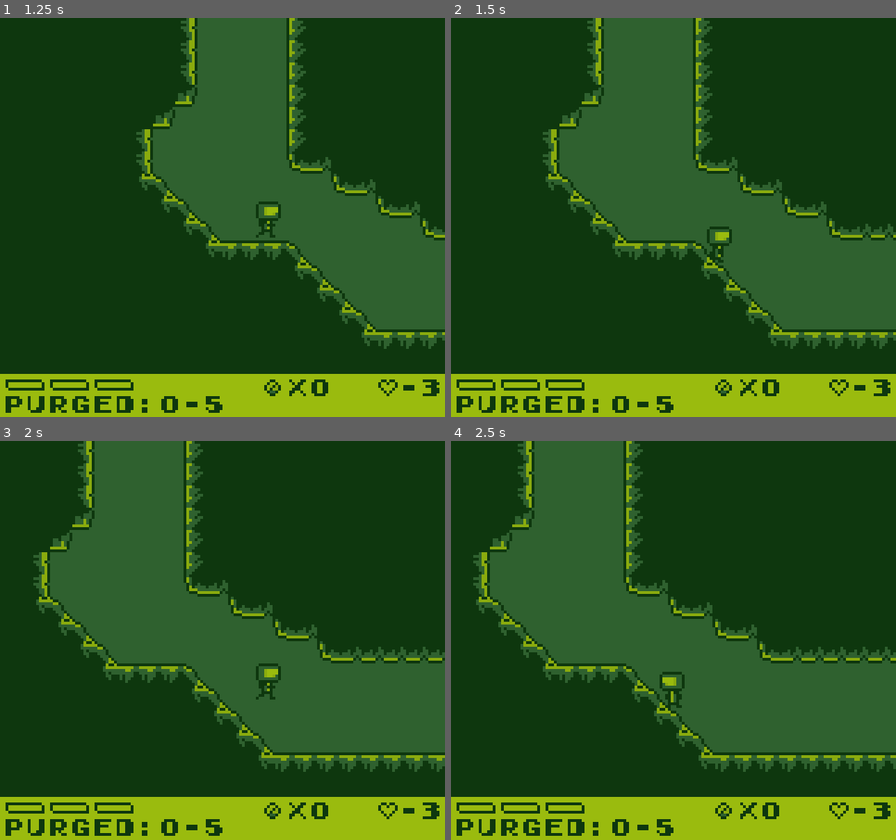
Above: before the commit, frames 1-4 (two rows, left to right).
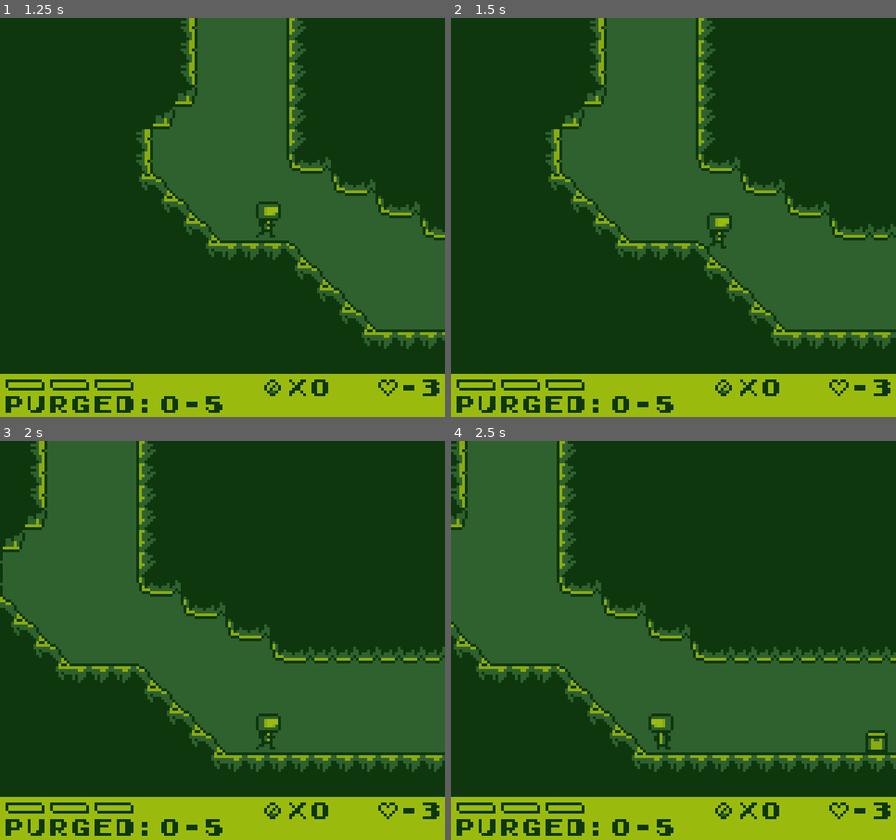
Above: after the commit, the same moments.

Repository: AlanRostem/TurboTrooper
Game: Godot game, scene res://scenes/main/Main.tscn
Same seed, same stepped clock (60 frames per second), same inputs: the game is played once before the commit and once after it.
Inputs:
- Up to frame 1 (1.25 s): tap Enter at 0.5 s; hold D (move_right) from 0.53 s (still down); tap K (fire) at 0.6 s; tap Space (jump) at 0.77 s
- Up to frame 2 (1.5 s): keep holding D (move_right); tap S (aim_down) at 1.35 s
- Up to frame 3 (2 s): keep holding D (move_right); tap Space (jump) at 1.52 s; tap K (fire) at 1.55 s
- Up to frame 4 (2.5 s): release D (move_right) at 2.03 s; hold A (move_left) from 2.03 s (still down); tap W (aim_up) at 2.1 s; tap K (fire) at 2.3 s

Frame 1 is identical in both runs. In frame 2, 4.8% of the frame differs, in the area x 20-100%, y 0-83%; in frame 3, 17%; in frame 4, 20%, in the area x 0-99%, y 0-83%.

Commit message:
fixed bug all cus i wanted an extra button to slide

Diff:
--- a/project/scenes/game/world/entity/MovingEntity.gd
+++ b/project/scenes/game/world/entity/MovingEntity.gd
@@ -107,7 +107,7 @@
 			# perspective vector
 			__velocity.y = move_and_slide_with_snap(
 				__velocity, __snap_vector * parent_world.get_tile_size(),
-				-__down_vector, stop_on_slope).y
+				-__down_vector, stop_on_slope, 4, 1.0472).y
 
 			if is_on_floor():
 				__snap_vector = Vector2(__down_vector)
--- a/project/scenes/game/world/entity/entities/player/components/state_machine/PlayerRunState.gd
+++ b/project/scenes/game/world/entity/entities/player/components/state_machine/PlayerRunState.gd
@@ -25,11 +25,11 @@
 		player.clear_dash_charge()
 		return
 
-	if crouch or slide:
+	if crouch or slide_by_fire_button:
 		if player.has_max_dash_charge() and player.stats.get_rush_energy() > 0:
 			parent_state_machine.transition_to("PlayerSlideState", {
 				"boost": true
 			})
 			player.clear_dash_charge()
-		elif !slide:
+		elif !slide_by_fire_button:
 			parent_state_machine.transition_to("PlayerSlideState")
--- a/project/scenes/game/world/entity/entities/player/components/state_machine/PlayerState.gd
+++ b/project/scenes/game/world/entity/entities/player/components/state_machine/PlayerState.gd
@@ -15,7 +15,7 @@
 var jump = false
 var cancel_jump = false
 var crouch = false
-var slide = false
+var slide_by_fire_button = false
 
 func physics_process_input_update(delta):
 	move_left = Input.is_action_pressed("move_left")
@@ -23,7 +23,7 @@
 	jump = Input.is_action_just_pressed("jump")
 	cancel_jump = Input.is_action_just_released("jump")
 	crouch = Input.is_action_pressed("crouch")
-	slide = crouch or Input.is_action_just_pressed("fire") and !player.stats.has_weapon()
+	slide_by_fire_button = Input.is_action_just_pressed("fire") and !player.stats.has_weapon()
 
 func physics_update(delta):
 	movement_update(delta)
